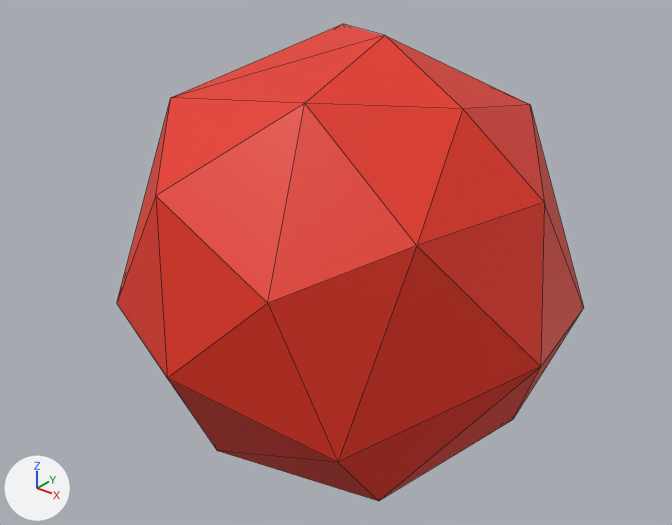
One commit to the glTF model public/models/items/amulet_01.glb: the scene before it, then after it.
The view is the same before and after, from a 50 mm lens placed at (2.3, -2.97, 1.81), pointed at (0.02, -0.11, 0.04). Lighting does not change. The marker at lower left points along +X, +Y and +Z. Mesh edges are drawn as thin lines.
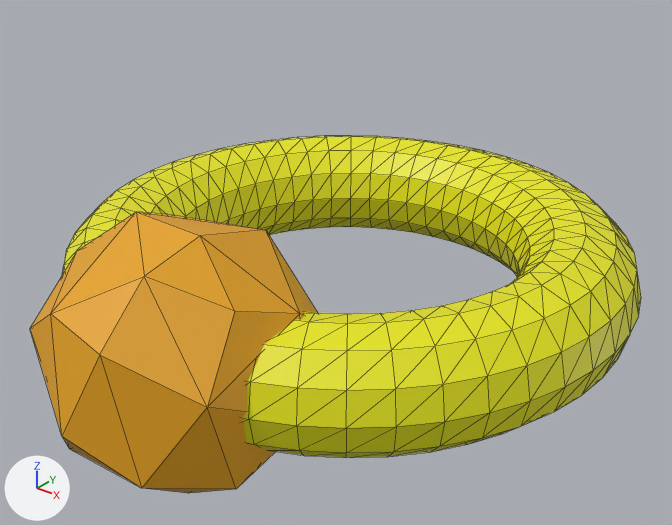
Pixel boxes (x1, y1, x2, y2) of what changed, in the pictures (672 x 525 px):
```json
{"object": "Sphere", "change": "recoloured, moved, rescaled", "before": [117, 24, 584, 501], "after": [30, 212, 318, 493], "on screen": "red to orange, 38% narrower, 41% shorter"}
{"object": "Torus", "change": "added", "after": [62, 136, 641, 458], "on screen": "yellow"}
```

Scene script edits in JSON lines:
```json
{"op": "set", "path": "mat_material_002.base_color", "old": "(0.8, 0.0323, 0.0127)", "new": "(0.8, 0.374, 0.00888)", "note": "red #e7321e -> orange #e7a518"}
{"op": "add", "block": "mat_material_001", "code": ["mat_material_001 = principled_material('Material.001')", "mat_material_001.base_color = (0.8, 0.796, 0.00309)  # yellow #e7e70a"]}
{"op": "add", "block": "me_torus", "code": ["me_torus = bpy.data.meshes.new('Torus')", "me_torus.from_pydata(...)  # a torus around z (ring radius 1.0, tube radius 0.25) spanning x -1.25..1.25, y -1.25..1.25, z -0.25..0.25", "me_torus.materials.append(mat_material_001)  # yellow #e7e70a"]}
{"op": "set", "path": "ob_sphere.location", "old": "(0.0, 0.0, 0.0)", "new": "(-0.011, -0.999, 0.0)"}
{"op": "set", "path": "ob_sphere.scale", "old": "(1.0, 1.0, 1.0)", "new": "(-0.529, -0.529, -0.529)"}
{"op": "add", "block": "ob_torus", "code": ["ob_torus = bpy.data.objects.new('Torus', me_torus)", "ob_torus.location = (0.0, 0.0, 0.0)"]}
```
